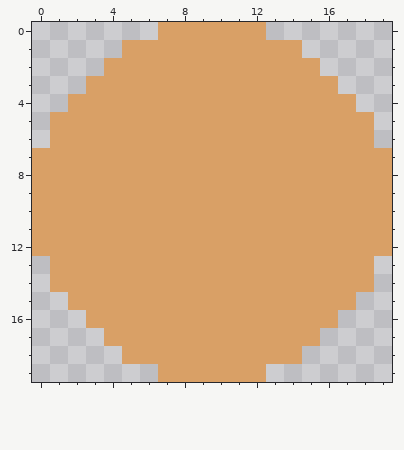
Pixel-art file: assets/dekopon.aseprite. The picture above is the old version.
20x20 pixels, 1 frame.
And afterwards:
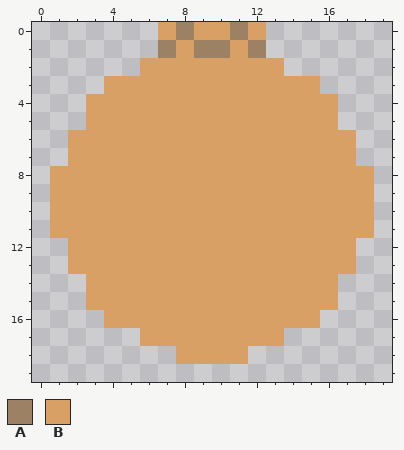
Palette (. is transparent): A #9d8164  B #d9a066
Changes in this commit:
{"y":0,"x":8,"old":"B","new":"A"}
{"y":0,"x":11,"old":"B","new":"A"}
{"y":1,"x":5,"old":"BBB","new":"..A"}
{"y":1,"x":9,"old":"BB","new":"AA"}
{"y":1,"x":12,"old":"BBB","new":"A.."}
{"y":2,"x":4,"old":"BB","new":".."}
{"y":2,"x":14,"old":"BB","new":".."}
{"y":3,"x":3,"old":"B","new":"."}
{"y":3,"x":16,"old":"B","new":"."}
{"y":4,"x":2,"old":"B","new":"."}
{"y":4,"x":17,"old":"B","new":"."}
{"y":5,"x":1,"old":"BB","new":".."}
{"y":5,"x":17,"old":"BB","new":".."}
{"y":6,"x":1,"old":"B","new":"."}
{"y":6,"x":18,"old":"B","new":"."}
{"y":7,"x":0,"old":"BB","new":".."}
{"y":7,"x":18,"old":"BB","new":".."}
{"y":8,"x":0,"old":"B","new":"."}
{"y":8,"x":19,"old":"B","new":"."}
{"y":9,"x":0,"old":"B","new":"."}
{"y":9,"x":19,"old":"B","new":"."}
{"y":10,"x":0,"old":"B","new":"."}
{"y":10,"x":19,"old":"B","new":"."}
{"y":11,"x":0,"old":"B","new":"."}
{"y":11,"x":19,"old":"B","new":"."}
{"y":12,"x":0,"old":"BB","new":".."}
{"y":12,"x":18,"old":"BB","new":".."}
{"y":13,"x":1,"old":"B","new":"."}
{"y":13,"x":18,"old":"B","new":"."}
{"y":14,"x":1,"old":"BB","new":".."}
{"y":14,"x":17,"old":"BB","new":".."}
{"y":15,"x":2,"old":"B","new":"."}
{"y":15,"x":17,"old":"B","new":"."}
{"y":16,"x":3,"old":"B","new":"."}
{"y":16,"x":16,"old":"B","new":"."}
{"y":17,"x":4,"old":"BB","new":".."}
{"y":17,"x":14,"old":"BB","new":".."}
{"y":18,"x":5,"old":"BBB","new":"..."}
{"y":18,"x":12,"old":"BBB","new":"..."}
{"y":19,"x":7,"old":"BBBBBB","new":"......"}
